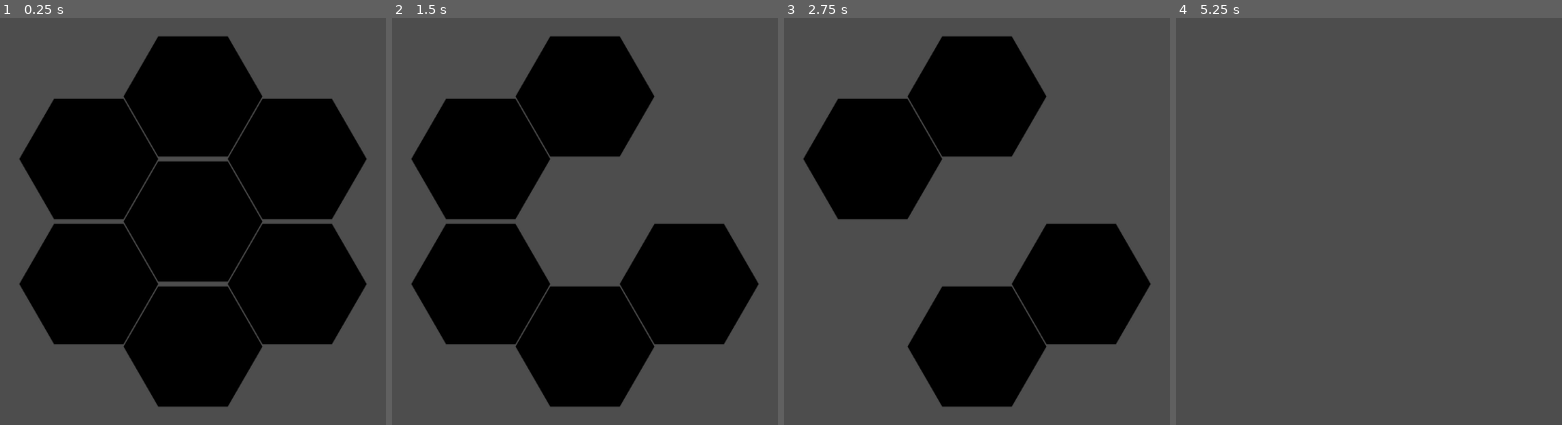
Above: before the commit, frames 1-4 (left to right).
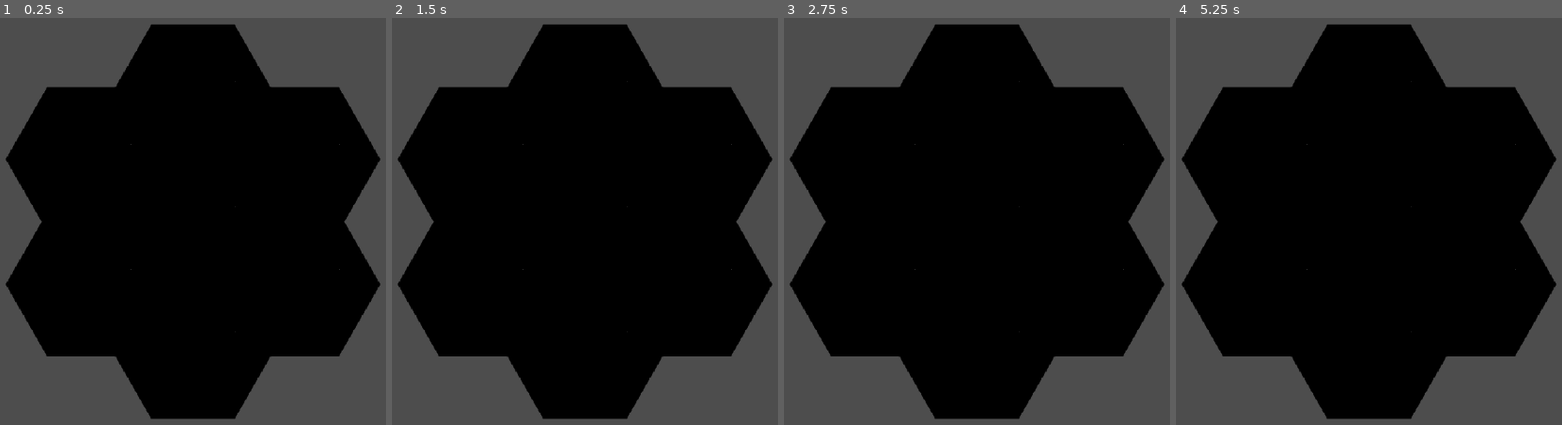
Above: after the commit, the same moments.

Repository: ima-cow/Godot-Testing
Game: Godot game, scene res://scenes/game.tscn
Same seed, same stepped clock (60 frames per second), same inputs: the game is played once before the commit and once after it.
Inputs (mouse positions are in pixels of both pictures, inside the frame that each line leads up to):
- Up to frame 1 (0.25 s): no input
- Up to frame 2 (1.5 s): tap Enter at 0.5 s; press the mouse at (585, 221) at 0.53 s; tap Space at 1.25 s; move the mouse to (689, 160) at 1.27 s; release the mouse at (689, 160) at 1.28 s; click (689, 160) at 1.35 s
- Up to frame 3 (2.75 s): tap Enter at 2 s; move the mouse to (872, 282) at 2.02 s; press the mouse at (872, 282) at 2.03 s
- Up to frame 4 (5.25 s): tap Space at 2.75, 4.25 s; move the mouse to (1369, 347) at 2.77 s; release the mouse at (1369, 347) at 2.78 s; click (1369, 347) at 2.85 s; tap Enter at 3.5 s; move the mouse to (1473, 282) at 3.52 s; press the mouse at (1473, 282) at 3.53 s; move the mouse to (1264, 160) at 4.27 s; release the mouse at (1264, 160) at 4.28 s; click (1264, 160) at 4.35 s; move the mouse to (1369, 95) at 5.02 s; press the mouse at (1369, 95) at 5.03 s

The runs differ from the first frame. In frame 1, 12% of the frame differs, in the area x 1-99%, y 1-99%; in frame 2, 28%; in frame 3, 35%; in frame 4, 67%.

Commit message:
added lines and moved hex to scenes

Diff:
--- /dev/null
+++ b/scenes/hex.tscn
@@ -0,0 +1,11 @@
+[gd_scene load_steps=2 format=3 uid="uid://bs35j85dxpk34"]
+
+[ext_resource type="Texture2D" uid="uid://xcyw7prkjkby" path="res://assets/hexagon.png" id="1_djunl"]
+
+[node name="Hex" type="Area2D"]
+
+[node name="Sprite2D" type="Sprite2D" parent="."]
+texture = ExtResource("1_djunl")
+
+[node name="CollisionPolygon2D" type="CollisionPolygon2D" parent="."]
+polygon = PackedVector2Array(128, 0, 65, 111, -65, 111, -128, 0, -64, -111, 64, -111)
--- /dev/null
+++ b/scenes/line.tscn
@@ -0,0 +1,28 @@
+[gd_scene load_steps=4 format=3 uid="uid://umsm1dxg8jiv"]
+
+[ext_resource type="Texture2D" uid="uid://b83aodj8ox31" path="res://assets/red_line_point.png" id="1_pdjlr"]
+
+[sub_resource type="RectangleShape2D" id="RectangleShape2D_ce3t5"]
+size = Vector2(64, 64)
+
+[sub_resource type="RectangleShape2D" id="RectangleShape2D_2d70g"]
+size = Vector2(64, 64)
+
+[node name="Line" type="Node2D"]
+
+[node name="Start" type="Area2D" parent="."]
+
+[node name="CollisionShape2D" type="CollisionShape2D" parent="Start"]
+shape = SubResource("RectangleShape2D_ce3t5")
+
+[node name="Sprite2D" type="Sprite2D" parent="Start"]
+texture = ExtResource("1_pdjlr")
+
+[node name="End" type="Area2D" parent="."]
+position = Vector2(64, 0)
+
+[node name="CollisionShape2D" type="CollisionShape2D" parent="End"]
+shape = SubResource("RectangleShape2D_2d70g")
+
+[node name="Sprite2D" type="Sprite2D" parent="End"]
+texture = ExtResource("1_pdjlr")
--- a/scripts/hex_grid.gd
+++ b/scripts/hex_grid.gd
@@ -6,10 +6,9 @@
 	for hex in get_children():
 		hex.input_event.connect(_on_hex_input_event)
 
-func _on_hex_input_event(viewport, event, shape_idx):
+func _on_hex_input_event(_viewport, event, _shape_idx):
 	if event.is_action_pressed("click"):
 		print("click")
-		locate_nearest_hex().queue_free()
 	else:
 		print("hover")
 
@@ -19,3 +18,5 @@
 		if get_global_mouse_position().distance_squared_to(hex.global_position) < get_global_mouse_position().distance_squared_to(closest_hex.global_position):
 			closest_hex = hex
 	return closest_hex
+
+#func generate_line():
Binary file changed: assets/hexagon.png
Binary file added: assets/red_line_point.png
Not shown, added: assets/red_line_point.png.import
